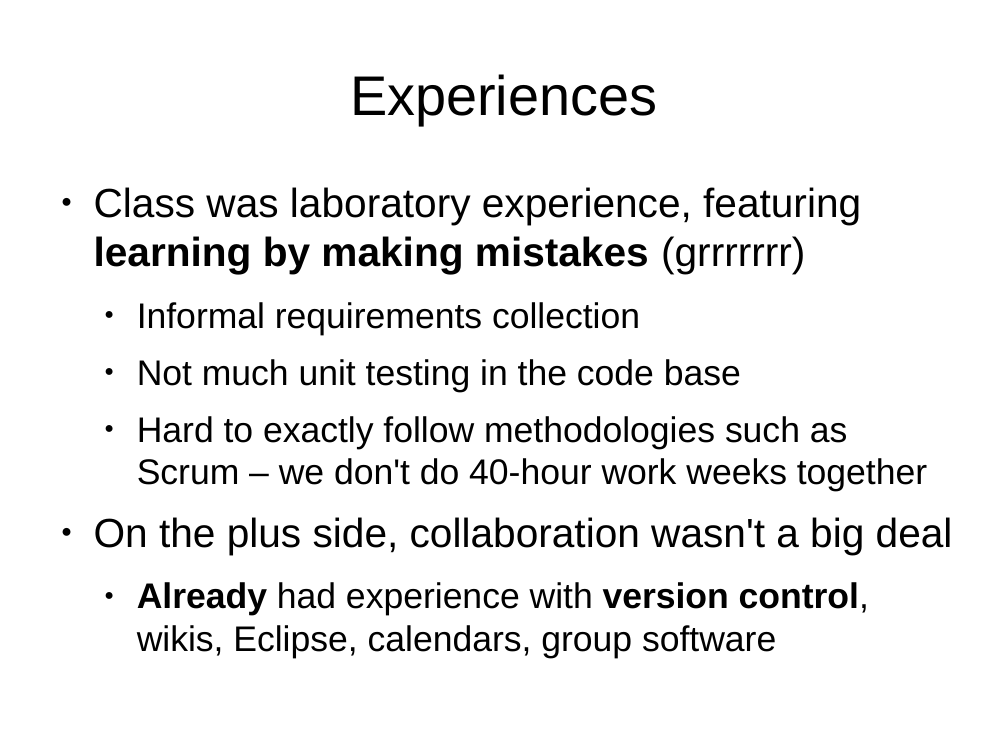
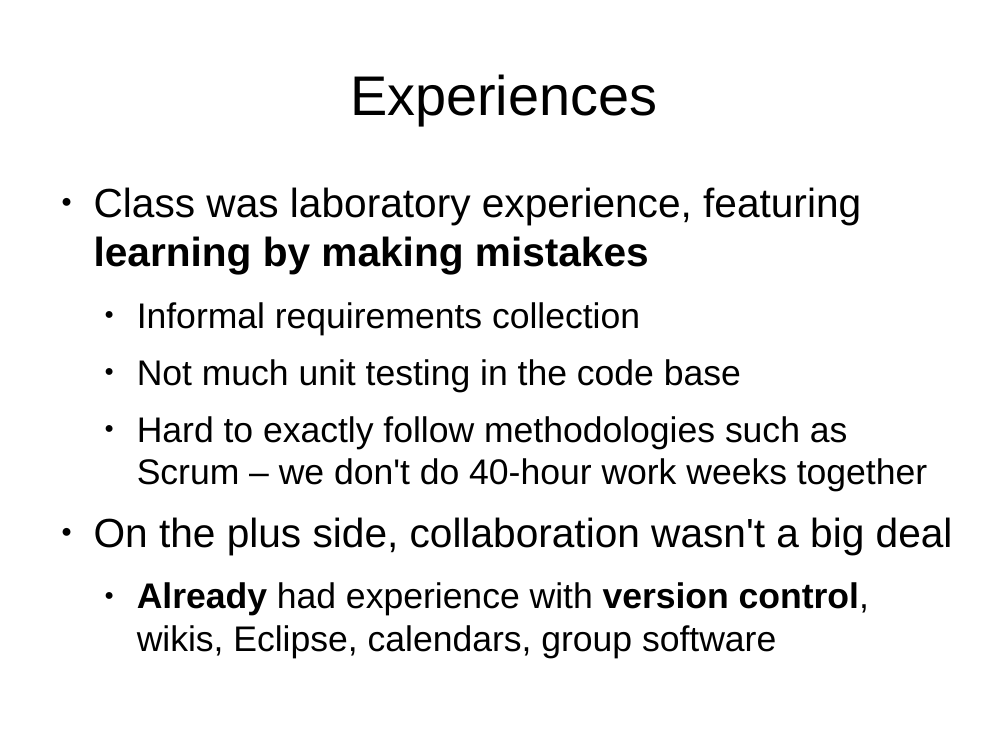
Before and after one commit to lmucs/playserengeti, a slide deck: slide 23 of serengeti/src/site/serengeti.odp (slide 22 before the commit). Drawn at 1008x756 pixels with LibreOffice and Linux fonts; fonts in the diff are those of the drawing. Boxes give left, top, right and bottom in pixels: in the first picture for what was removed or moved away, otherwise in the second. Text is boxed around its words. In the diff, an @@ line names an element or a change of style, - is before the commit and + after.

```diff
--- a/serengeti/src/site/serengeti.odp
+++ b/serengeti/src/site/serengeti.odp
@@ text at bbox=[94, 187, 861, 274]: text changed @@
-● Class was laboratory experience, featuring learning by making mistakes (grrrrrrr)
+● Class was laboratory experience, featuring learning by making mistakes
```
Also in this commit, not shown: 4 other slides changed, 4 slides added, 3 slides removed.
